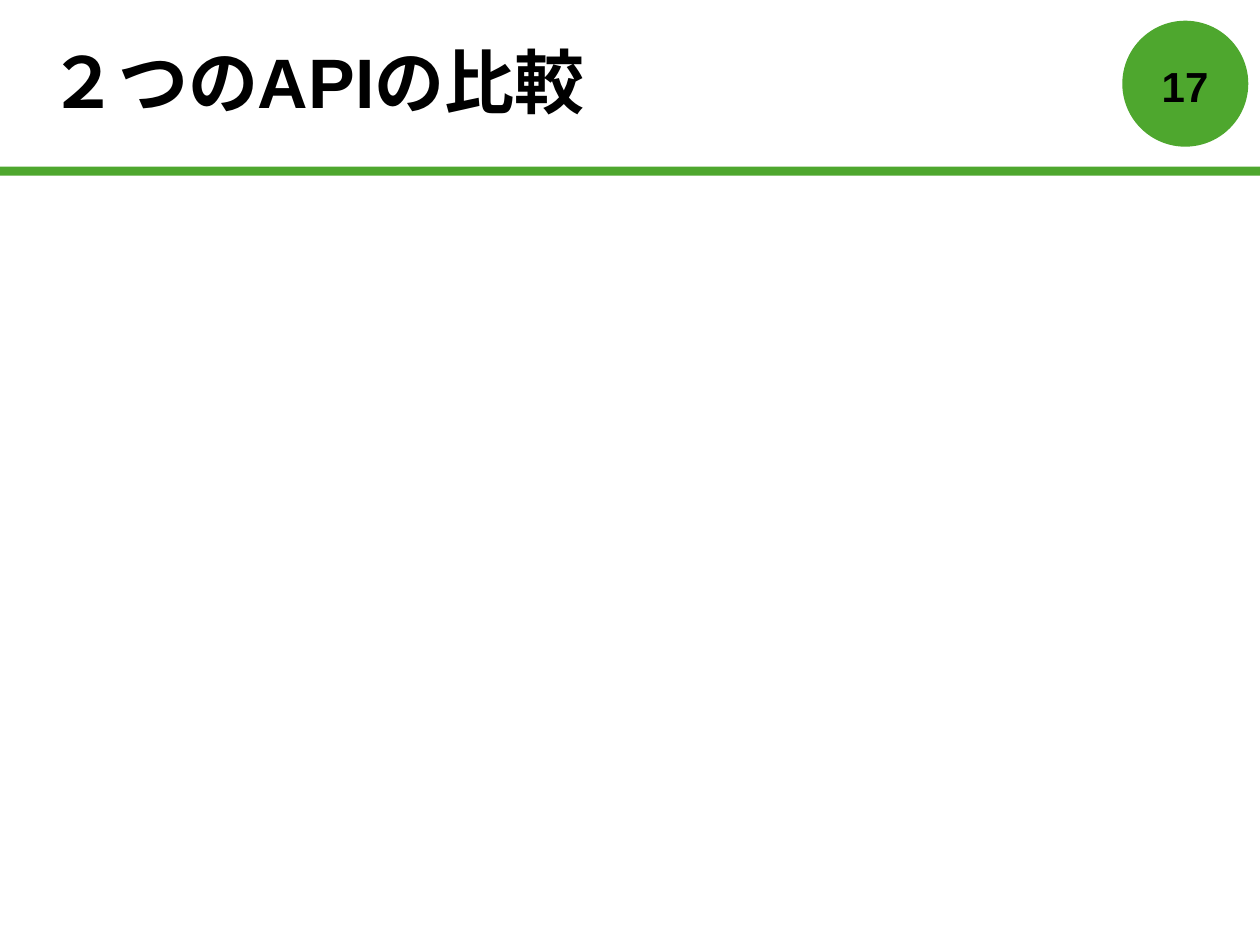
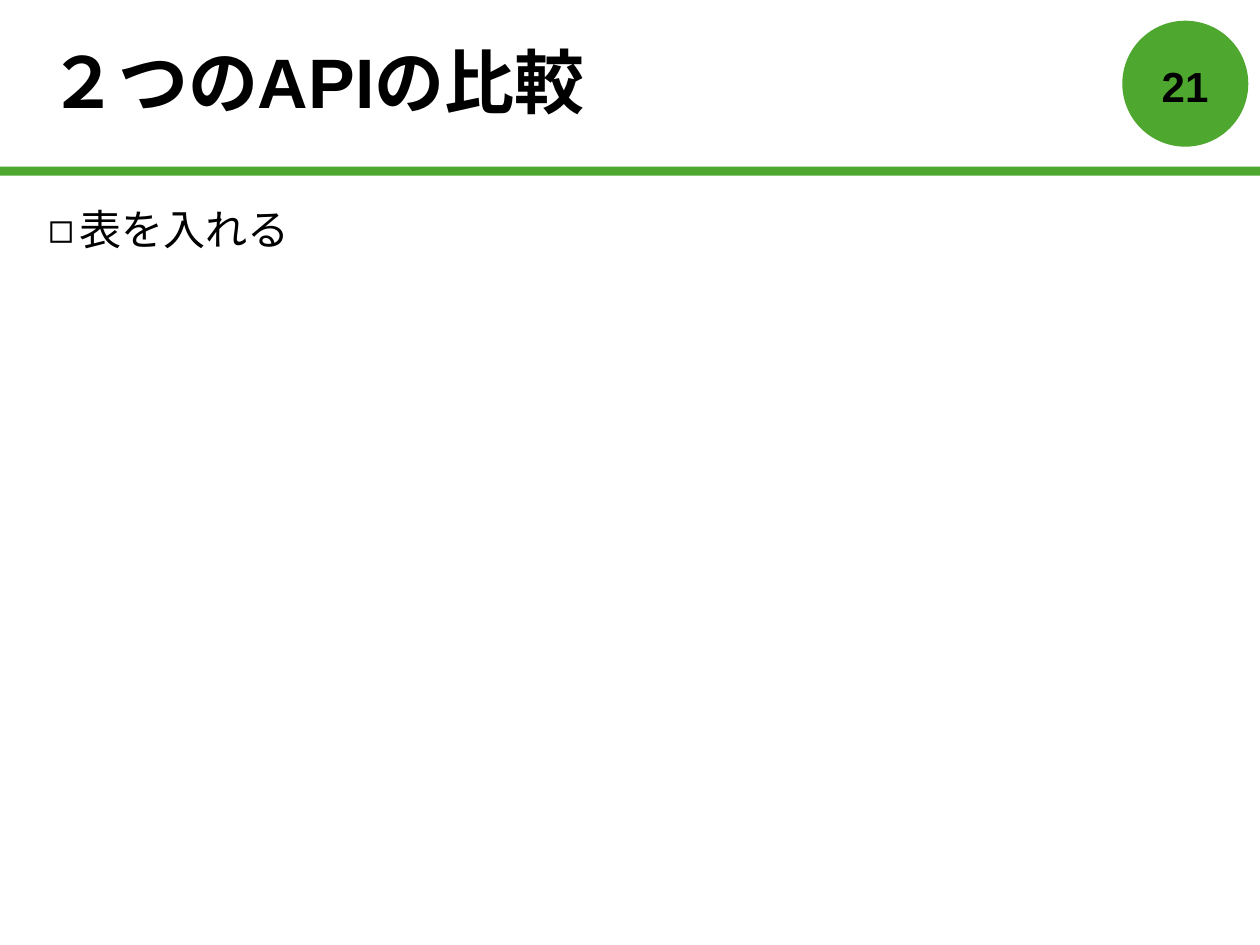
Before and after one commit to forest-book/MatlabLOSFormation, a slide deck: slide 22 of 森本皓斗.pptx (slide 18 before the commit). Drawn at 1260x945 pixels with LibreOffice and Linux fonts; fonts in the diff are those of the drawing. Boxes give left, top, right and bottom in pixels: in the first picture for what was removed or moved away, otherwise in the second. Text is boxed around its words. In the diff, an @@ line names an element or a change of style, - is before the commit and + after.

```diff
--- a/森本皓斗.pptx
+++ b/森本皓斗.pptx
@@ page number at [1162,72,1209,102]: text changed @@
-17
+21
@@ text added at [80,209,290,249], 24 pt, text #000000 @@
+◻ 表を入れる
```
Also in this commit, not shown: 1 other slide changed, 4 slides added.
